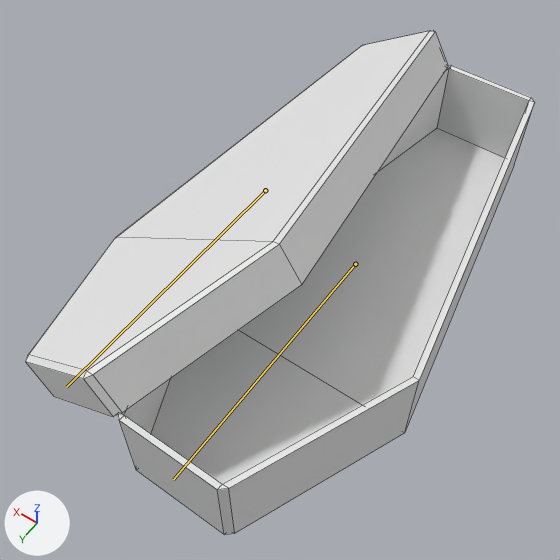
The Blender file resources/meshes/animatedCoffin01.blend as it was, and as the next commit left it.
Rendered twice from a camera (50 mm lens) standing at (-0.6, 1.189, 1.736) and looking at (0.134, 0.16, 0.119). Lighting does not change. The marker at lower left points along +X, +Y and +Z. Both versions are drawn at frame 48 of the action '80_open01'; the numbers are the values there. The bones that bend it are drawn over the model as lines. Mesh edges are drawn as thin lines.

In view in the first picture: 'animatedCoffin01'.
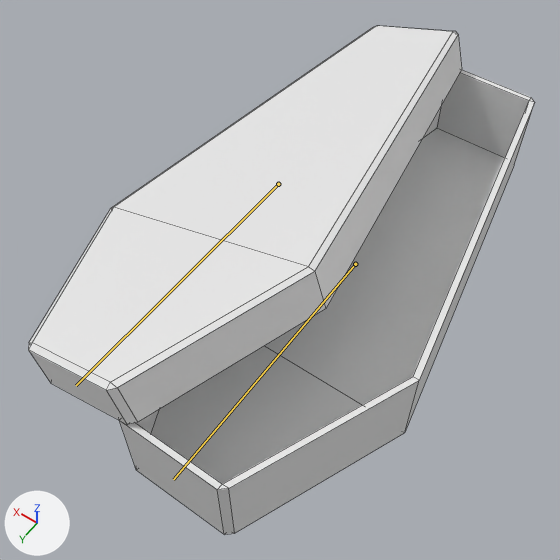
What the commit changed:
Bone 'coffinLid' (bone_coffinlid) moves from (0.296, 0.0, -0.086) to (0.253, 0.0, -0.035).
Bone 'coffinLid' (bone_coffinlid) turns from (0, 32, 0) to (0, 17, 0) degrees about its own x, y and z.

Pixel boxes (x1, y1, x2, y2) of what changed, in the pictures (560 x 560 px):
'animatedCoffin01', posed
    before: (25, 31, 534, 534)
    after: (28, 26, 534, 534)
bone 'coffinLid', root to tip
    before: (265, 190) to (66, 387)
    after: (278, 184) to (76, 385)
